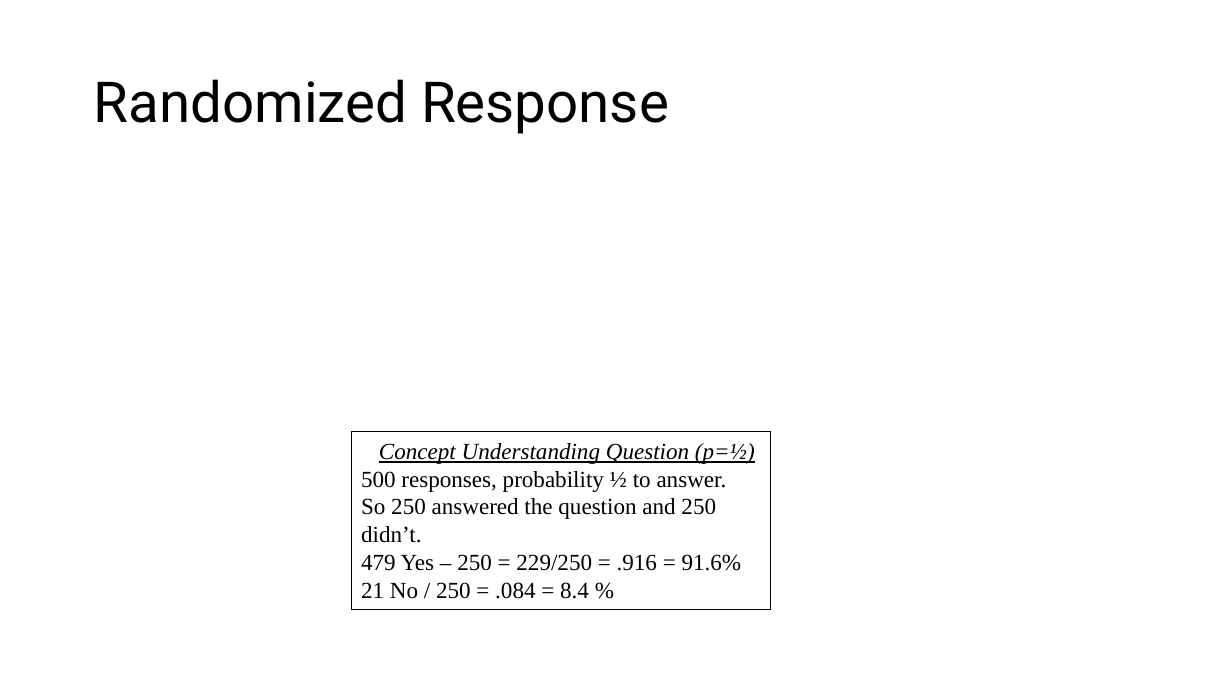
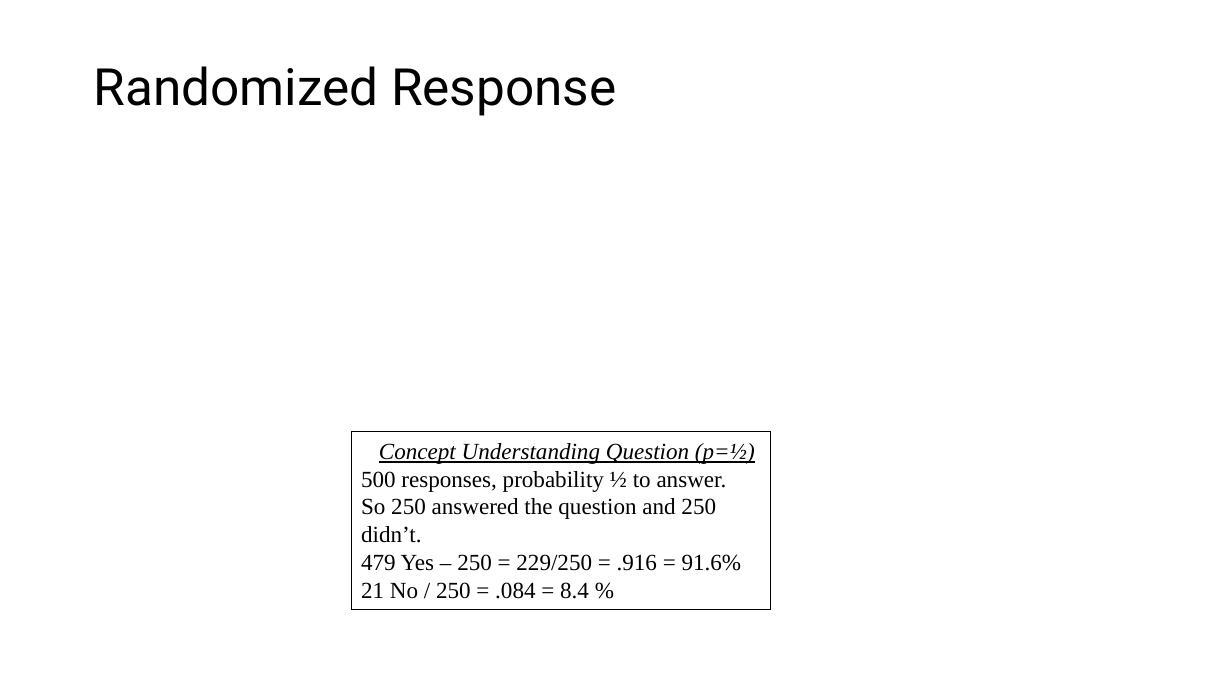
Before and after one commit to CodeFluent/Notes, a slide deck: slide 8 of CS-6223/hw/Grad_Project/Final Documents/PrivKV Differential Privacy for Key Value Structured Data.pptx. Drawn at 1232x693 pixels with LibreOffice and Linux fonts; fonts in the diff are those of the drawing; grey boxes stand for pictures. Boxes give left, top, right and bottom in pixels: in the first picture for what was removed or moved away, otherwise in the second. Text is boxed around its words. In the diff, an @@ line names an element or a change of style, - is before the commit and + after.

```diff
--- a/CS-6223/hw/Grad_Project/Final Documents/PrivKV Differential Privacy for Key Value Structured Data.pptx
+++ b/CS-6223/hw/Grad_Project/Final Documents/PrivKV Differential Privacy for Key Value Structured Data.pptx
@@ title "Randomized Response" at <box>94,66,616,116</box>: size 44 to 40 pt @@
```
Also in this commit, not shown: 7 other slides changed, 3 slides added.
